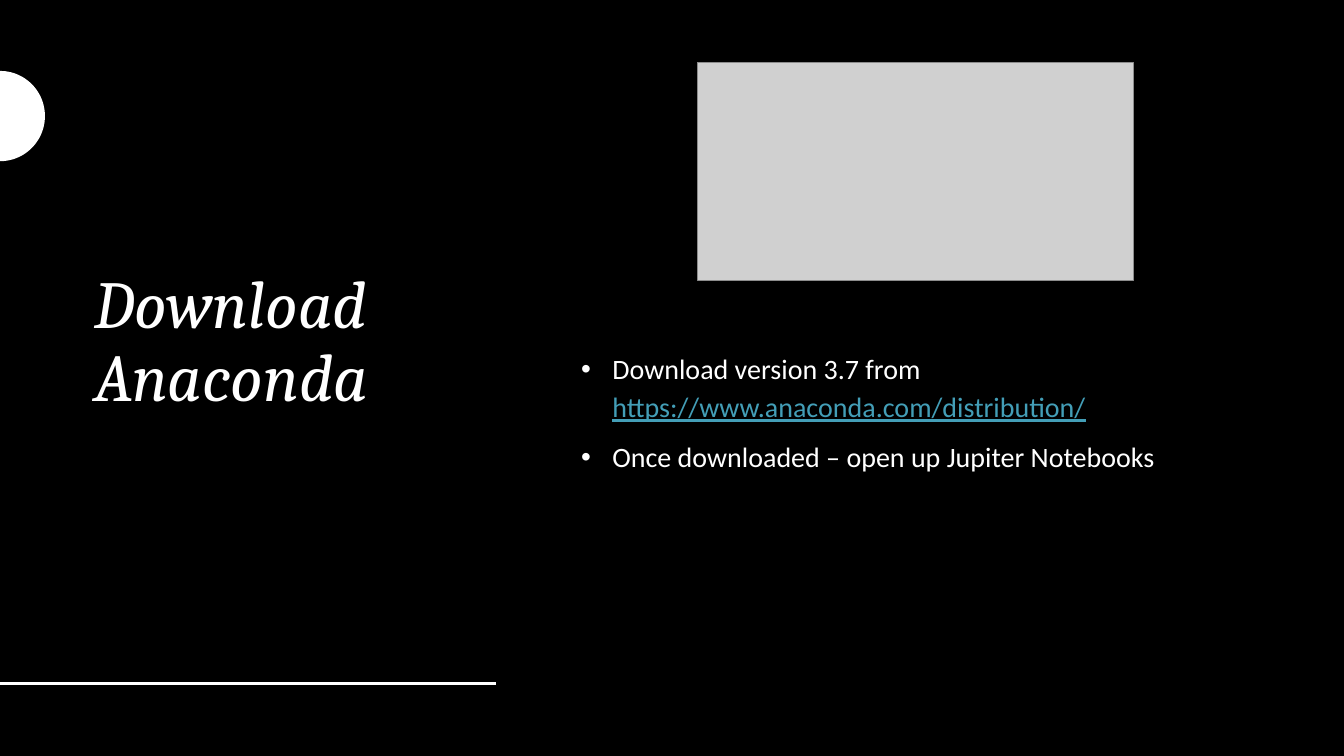
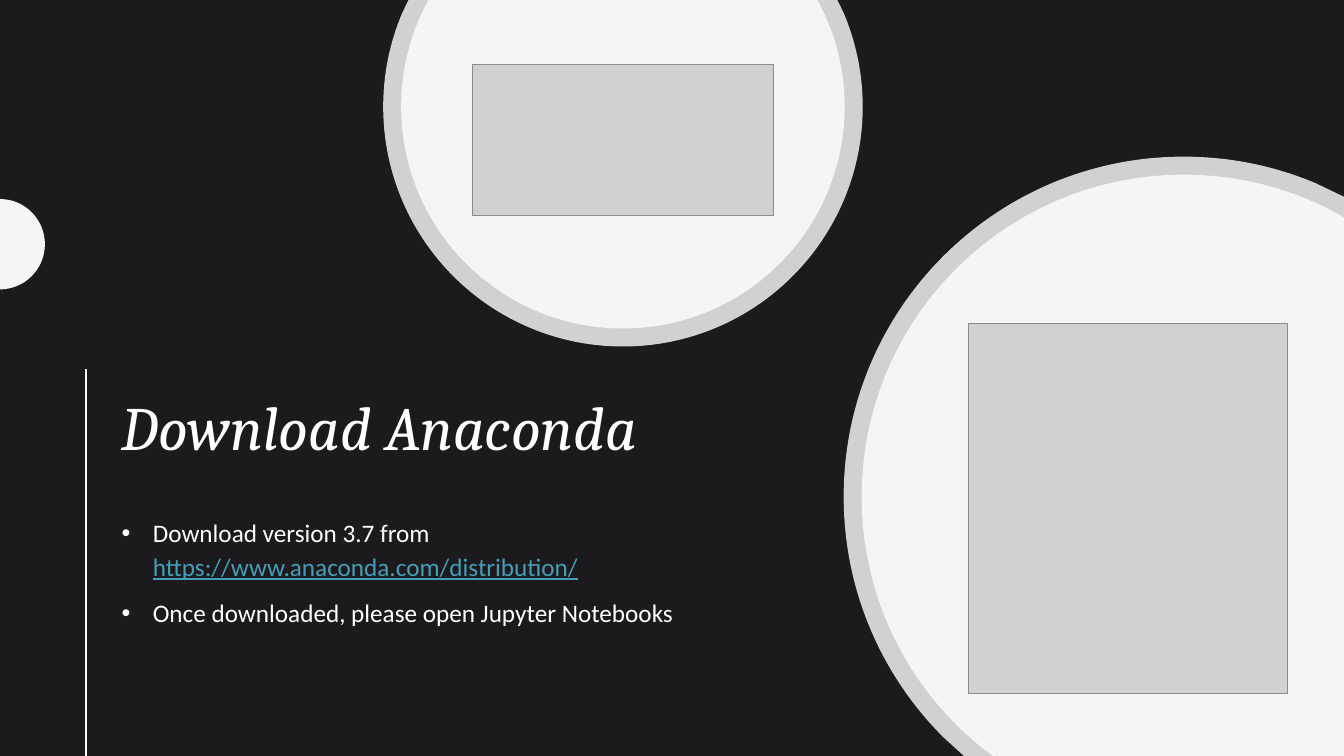
Before and after one commit to JamesWWilson/UCLA-DataFest-Python-Data-Wrangling, a slide deck: slide 2 of IntroPython_TipsForSuccess.pptx. Drawn at 1344x756 pixels with LibreOffice and Linux fonts; fonts in the diff are those of the drawing; grey boxes stand for pictures. Boxes give left, top, right and bottom in pixels: in the first picture for what was removed or moved away, otherwise in the second. Text is boxed around its words. In the diff, an @@ line names an element or a change of style, - is before the commit and + after.

Commit message:
Update slides

```diff
--- a/IntroPython_TipsForSuccess.pptx
+++ b/IntroPython_TipsForSuccess.pptx
@@ background #000000 to #1D1A1D @@
@@ rectangle at (x1=0, y1=0, x2=1344, y2=756): fill #000000 to #1D1A1D @@
@@ freeform shape added at (x1=383, y1=0, x2=863, y2=347), fill #FFFFFF at 80% opacity @@
@@ freeform shape added at (x1=401, y1=0, x2=845, y2=329), fill #F5F5F5 @@
@@ freeform shape removed at (x1=0, y1=71, x2=45, y2=161) @@
@@ picture resized from (x1=698, y1=63, x2=1134, y2=280) to (x1=473, y1=65, x2=774, y2=215) @@
@@ freeform shape added at (x1=844, y1=156, x2=1344, y2=756), fill #FFFFFF at 80% opacity @@
@@ freeform shape added at (x1=862, y1=174, x2=1344, y2=756), fill #F5F5F5 @@
@@ freeform shape added at (x1=0, y1=199, x2=45, y2=289), fill #F5F5F5 @@
@@ picture added at (x1=969, y1=324, x2=1289, y2=694) @@
@@ line added from (86, 369) to (86, 756), #F5F5F5 2 pt @@
@@ title "Download Anaconda" moved from (x1=94, y1=281, x2=368, y2=402) to (x1=122, y1=407, x2=637, y2=451) @@
@@ title "Download Anaconda" at (x1=122, y1=407, x2=637, y2=451): size 48 to 44 pt @@
@@ text "Download version 3.7 from https://www.anaconda.com/distribut ..." moved from (x1=612, y1=359, x2=1155, y2=472) to (x1=153, y1=524, x2=673, y2=626) @@
@@ text at (x1=153, y1=524, x2=578, y2=580): size 20 to 18 pt in "Download version 3.7 from https://www.anaconda.com/distribut ..." @@
@@ text at (x1=153, y1=604, x2=673, y2=626): text changed; size 20 to 18 pt @@
-• Once downloaded – open up Jupiter Notebooks
+• Once downloaded, please open Jupyter Notebooks
@@ line removed from (0, 684) to (496, 684) @@
@@ line added from (0, 684) to (496, 684), #FFFFFF 2 pt @@
```
Also in this commit, not shown: 8 other slides changed, 31 slides added, 1 slide removed, 3 other files.
